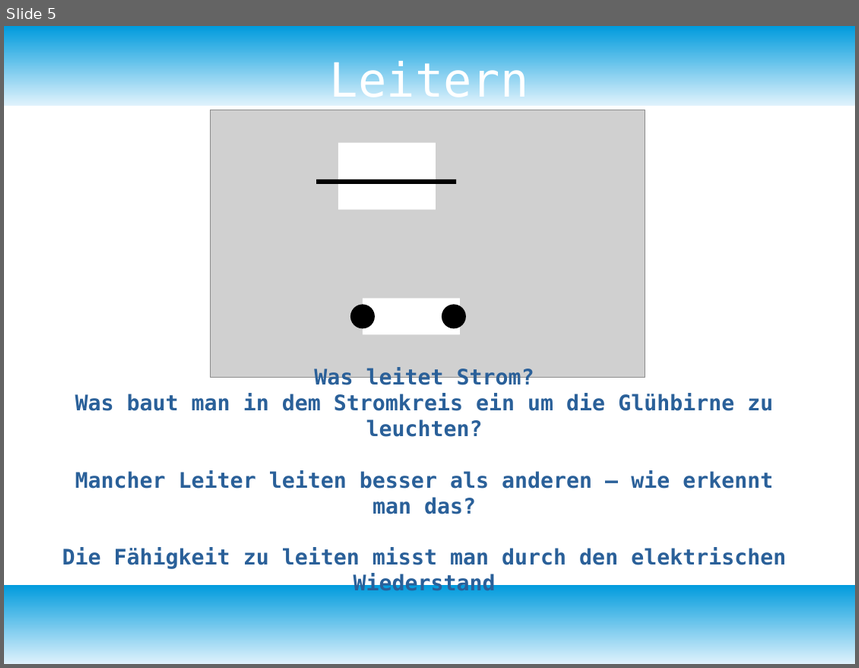
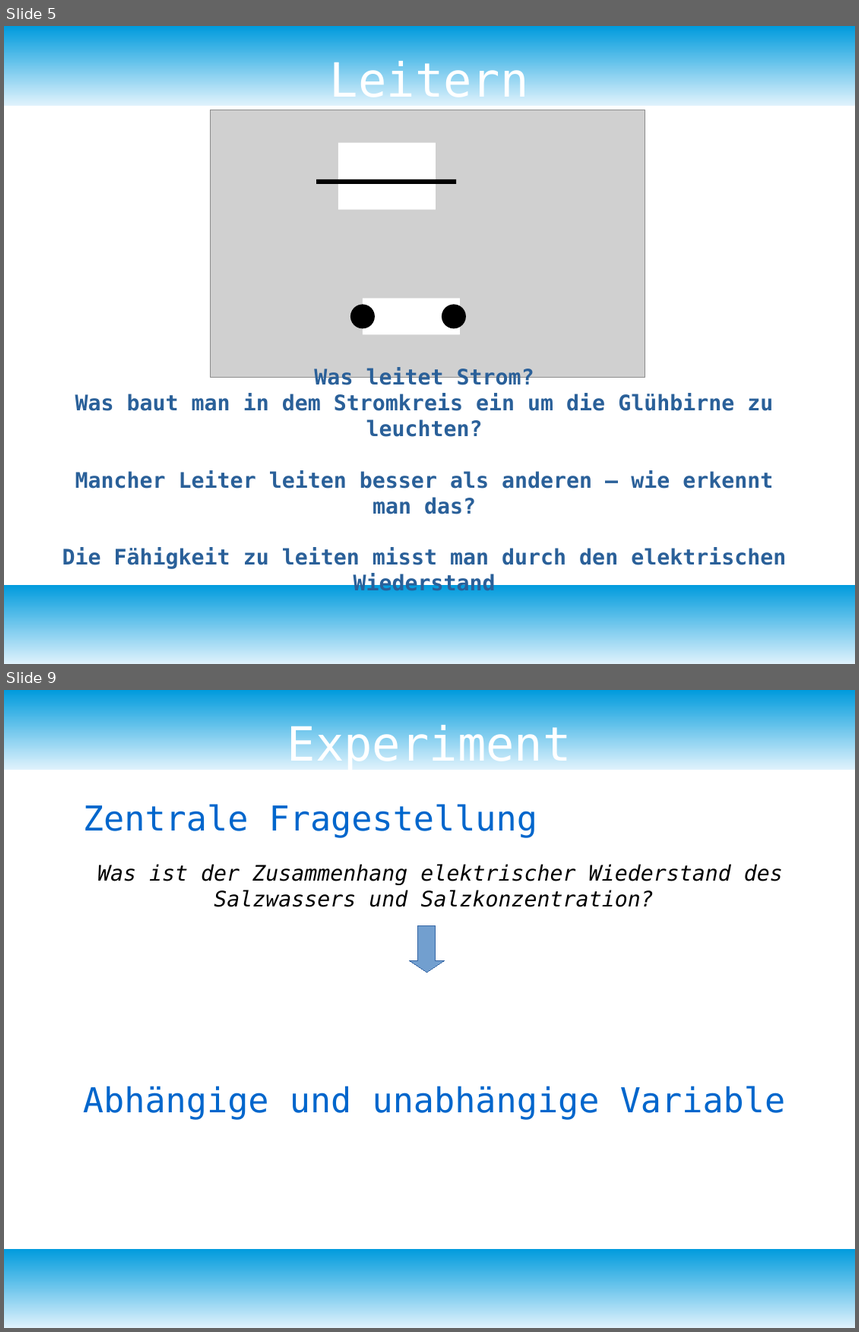
Before and after one commit to bearums/teaching, a slide deck: B5/physik/D12/2)Elektromagnetismus/07_Wiederstand_messen/Wiederstand.odp. Shown one above the other, each under a label of ours: slide 5 before the commit, slides 5 and 9 after it; the slides between them are not shown. The pictures are 859x668 and 859x1332 pixels, drawn with LibreOffice and Linux fonts; fonts in the diff are those of the drawing; grey boxes stand for pictures. Boxes give left, top, right and bottom in pixels: in the first picture for what was removed or moved away, otherwise in the second. Text is boxed around its words. In the diff, an @@ line names an element or a change of style, - is before the commit and + after.

```diff
--- a/B5/physik/D12/2)Elektromagnetismus/07_Wiederstand_messen/Wiederstand.odp
+++ b/B5/physik/D12/2)Elektromagnetismus/07_Wiederstand_messen/Wiederstand.odp
@@ slide 9 added at bbox=[4, 690, 855, 1328], background #FFFFFF; not listed: 2 template elements that a slide beside it also shows @@
@@ title added at bbox=[287, 723, 572, 771], 44 pt, text #FFFFFF @@
+Experiment
@@ text added at bbox=[83, 804, 785, 1120], 32 pt, text #0066CC @@
+Zentrale Fragestellung
+Abhängige und unabhängige Variable
@@ text added at bbox=[97, 864, 783, 907], 20 pt, text #000000, italic @@
+Was ist der Zusammenhang elektrischer Wiederstand des Salzwassers und Salzkonzentration?
@@ down arrow added at bbox=[410, 926, 445, 972], fill #729FCF, outline #3465A4 0 pt @@
```
Also in this commit, not shown: 2 slides changed, 3 other slides added, 5 other files.
